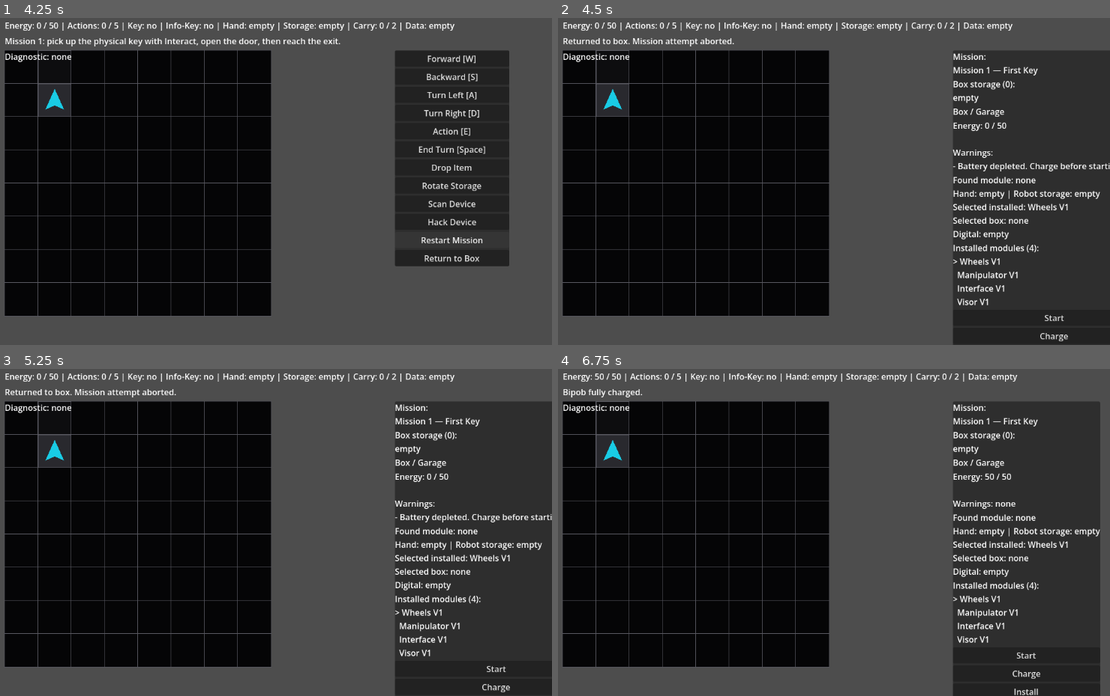
Above: before the commit, frames 1-4 (two rows, left to right).
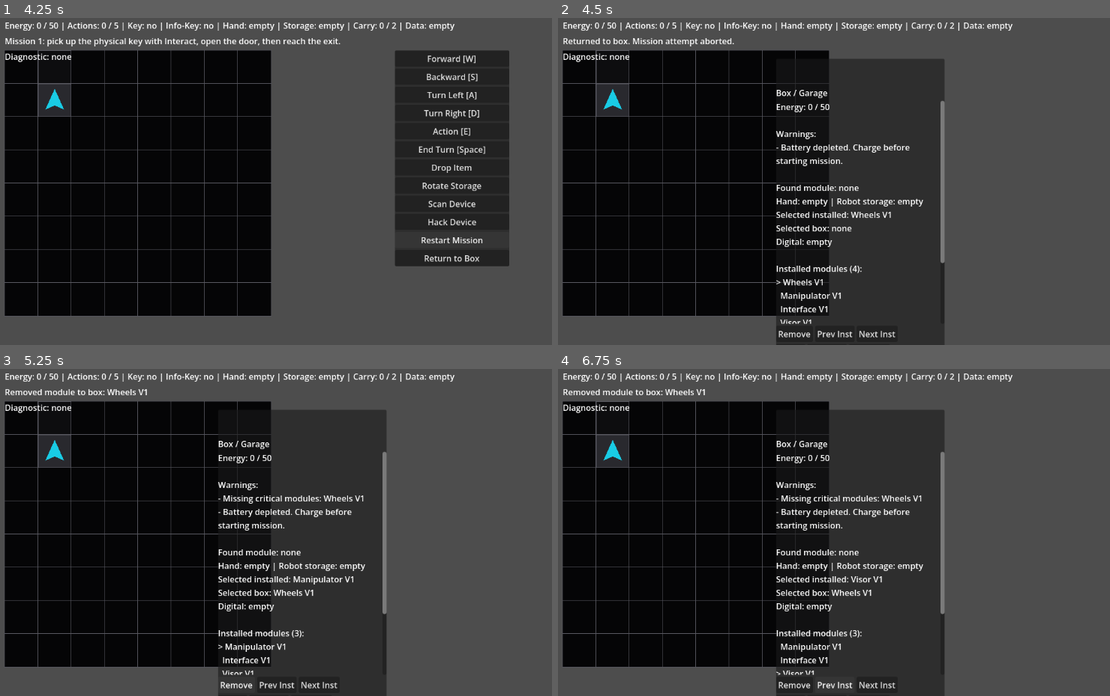
Above: after the commit, the same moments.

Repository: JUSTConnect/bibop
Game: Godot game, scene res://scenes/main.tscn
The game is run twice, just before and just after one commit, with the same random seed, the same clock (stepped at 60 frames per second) and the same inputs.
Inputs (mouse positions are in pixels of both pictures, inside the frame that each line leads up to):
- Up to frame 1 (4.25 s): click "Drop Item" at 0.5 s; click "Rotate Storage" at 1.25 s; click "Scan Device" at 2 s; click "Hack Device" at 2.75 s; click "Restart Mission" at 3.5 s
- Up to frame 2 (4.5 s): click "Return to Box" at 4.25 s
- Up to frame 3 (5.25 s): click (237, 686) at 5 s, where only the run after the commit has a clickable "Remove"
- Up to frame 4 (6.75 s): click (1054, 686) at 5.75 s, where only the run before the commit has a clickable "Charge"; click (834, 686) at 6.5 s, where only the run after the commit has a clickable "Prev Inst"

Frame 1 is identical in both runs. In frame 2, 45% of the frame differs, in the area x 39-100%, y 10-100%; in frame 3, 45%; in frame 4, 44%.

Commit message:
Fix BIB-362 box screen clipping with scrollable content layout

Diff:
--- a/scripts/ui/game_ui.gd
+++ b/scripts/ui/game_ui.gd
@@ -21,6 +21,11 @@
 var remove_module_button: Button
 
 @onready var box_title_label: Label = $BoxScreen/PanelContainer/VBoxContainer/TitleLabel
+var box_content_scroll: ScrollContainer = null
+var box_content_label: Label = null
+var installed_button_row: HBoxContainer = null
+var box_storage_button_row: HBoxContainer = null
+var mission_button_row: HBoxContainer = null
 
 @onready var move_forward_button: Button = $CommandPanel/CommandList/MoveForwardButton
 @onready var move_backward_button: Button = $CommandPanel/CommandList/MoveBackwardButton
@@ -43,6 +48,78 @@
 var next_installed_button: Button
 var prev_box_button: Button
 var next_box_button: Button
+
+func _configure_box_layout() -> void:
+	if box_screen == null:
+		return
+	var panel: PanelContainer = box_screen.get_node_or_null("PanelContainer")
+	var vbox: VBoxContainer = box_screen.get_node_or_null("PanelContainer/VBoxContainer")
+	if panel == null or vbox == null:
+		return
+	panel.set_anchors_preset(Control.PRESET_TOP_RIGHT)
+	panel.offset_left = -340
+	panel.offset_top = 16
+	panel.offset_right = -16
+	panel.offset_bottom = 632
+	panel.custom_minimum_size = Vector2(300, 0)
+
+	box_content_scroll = vbox.get_node_or_null("BoxContentScroll")
+	if box_content_scroll == null:
+		box_content_scroll = ScrollContainer.new()
+		box_content_scroll.name = "BoxContentScroll"
+		vbox.add_child(box_content_scroll)
+	box_content_scroll.size_flags_horizontal = Control.SIZE_EXPAND_FILL
+	box_content_scroll.size_flags_vertical = Control.SIZE_EXPAND_FILL
+	box_content_scroll.custom_minimum_size = Vector2(280, 220)
+
+	box_content_label = box_content_scroll.get_node_or_null("BoxContentLabel")
+	if box_content_label == null:
+		box_content_label = Label.new()
+		box_content_label.name = "BoxContentLabel"
+		box_content_scroll.add_child(box_content_label)
+	box_content_label.autowrap_mode = TextServer.AUTOWRAP_WORD_SMART
+	box_content_label.size_flags_horizontal = Control.SIZE_EXPAND_FILL
+
+	if box_status_label != null:
+		box_status_label.visible = false
+		box_status_label.text = ""
+	if box_module_label != null:
+		box_module_label.visible = false
+		box_module_label.text = ""
+	if installed_modules_label != null:
+		installed_modules_label.visible = false
+		installed_modules_label.text = ""
+	if box_storage_label != null:
+		box_storage_label.visible = false
+		box_storage_label.text = ""
+	if digital_storage_label != null:
+		digital_storage_label.visible = false
+		digital_storage_label.text = ""
+
+	var old_button_row := vbox.get_node_or_null("ButtonRow")
+	if old_button_row != null:
+		old_button_row.visible = false
+
+	installed_button_row = vbox.get_node_or_null("InstalledButtonRow")
+	if installed_button_row == null:
+		installed_button_row = HBoxContainer.new()
+		installed_button_row.name = "InstalledButtonRow"
+		vbox.add_child(installed_button_row)
+	installed_button_row.size_flags_vertical = Control.SIZE_SHRINK_END
+
+	box_storage_button_row = vbox.get_node_or_null("BoxStorageButtonRow")
+	if box_storage_button_row == null:
+		box_storage_button_row = HBoxContainer.new()
+		box_storage_button_row.name = "BoxStorageButtonRow"
+		vbox.add_child(box_storage_button_row)
+	box_storage_button_row.size_flags_vertical = Control.SIZE_SHRINK_END
+
+	mission_button_row = vbox.get_node_or_null("MissionButtonRow")
+	if mission_button_row == null:
+		mission_button_row = HBoxContainer.new()
+		mission_button_row.name = "MissionButtonRow"
+		vbox.add_child(mission_button_row)
+	mission_button_row.size_flags_vertical = Control.SIZE_SHRINK_END
 
 func get_short_module_name(module: BipobModule) -> String:
 	if module == null:
@@ -133,6 +210,7 @@
 		box_screen.visible = false
 	if command_panel != null:
 		command_panel.visible = true
+	_configure_box_layout()
 
 	if box_storage_label == null:
 		box_storage_label = Label.new()
@@ -224,52 +302,55 @@
 		end_turn_button.pressed.connect(_on_end_turn_pressed)
 
 	if charge_button != null:
-		charge_button.pressed.connect(_on_charge_button_pressed)
+		charge_button.text = "Charge"
+		charge_button.reparent(mission_button_row)
+		if not charge_button.pressed.is_connected(_on_charge_button_pressed):
+			charge_button.pressed.connect(_on_charge_button_pressed)
 	if install_module_button != null:
 		install_module_button.text = "Install"
-		install_module_button.pressed.connect(_on_install_selected_box_module_pressed)
+		install_module_button.reparent(box_storage_button_row)
+		if not install_module_button.pressed.is_connected(_on_install_selected_box_module_pressed):
+			install_module_button.pressed.connect(_on_install_selected_box_module_pressed)
 	if start_mission_button != null:
 		start_mission_button.text = "Start"
-		start_mission_button.pressed.connect(_on_start_mission_button_pressed)
-	if box_screen != null:
-		var button_row := box_screen.get_node_or_null("PanelContainer/VBoxContainer/ButtonRow")
-		if button_row != null:
-			if charge_button != null:
-				charge_button.text = "Charge"
-			remove_module_button = Button.new()
-			remove_module_button.name = "RemoveModuleButton"
-			remove_module_button.text = "Remove"
-			remove_module_button.focus_mode = Control.FOCUS_NONE
-			button_row.add_child(remove_module_button)
-			remove_module_button.pressed.connect(_on_remove_selected_module_pressed)
-
-			prev_installed_button = Button.new()
-			prev_installed_button.name = "PrevInstalledButton"
-			prev_installed_button.text = "Prev Inst"
-			prev_installed_button.focus_mode = Control.FOCUS_NONE
-			button_row.add_child(prev_installed_button)
-			prev_installed_button.pressed.connect(_on_prev_installed_pressed)
-
-			next_installed_button = Button.new()
-			next_installed_button.name = "NextInstalledButton"
-			next_installed_button.text = "Next Inst"
-			next_installed_button.focus_mode = Control.FOCUS_NONE
-			button_row.add_child(next_installed_button)
-			next_installed_button.pressed.connect(_on_next_installed_pressed)
-
-			prev_box_button = Button.new()
-			prev_box_button.name = "PrevBoxButton"
-			prev_box_button.text = "Prev Box"
-			prev_box_button.focus_mode = Control.FOCUS_NONE
-			button_row.add_child(prev_box_button)
-			prev_box_button.pressed.connect(_on_prev_box_pressed)
-
-			next_box_button = Button.new()
-			next_box_button.name = "NextBoxButton"
-			next_box_button.text = "Next Box"
-			next_box_button.focus_mode = Control.FOCUS_NONE
-			button_row.add_child(next_box_button)
-			next_box_button.pressed.connect(_on_next_box_pressed)
+		start_mission_button.reparent(mission_button_row)
+		if not start_mission_button.pressed.is_connected(_on_start_mission_button_pressed):
+			start_mission_button.pressed.connect(_on_start_mission_button_pressed)
+
+	remove_module_button = Button.new()
+	remove_module_button.name = "RemoveModuleButton"
+	remove_module_button.text = "Remove"
+	remove_module_button.focus_mode = Control.FOCUS_NONE
+	installed_button_row.add_child(remove_module_button)
+	remove_module_button.pressed.connect(_on_remove_selected_module_pressed)
+
+	prev_installed_button = Button.new()
+	prev_installed_button.name = "PrevInstalledButton"
+	prev_installed_button.text = "Prev Inst"
+	prev_installed_button.focus_mode = Control.FOCUS_NONE
+	installed_button_row.add_child(prev_installed_button)
+	prev_installed_button.pressed.connect(_on_prev_installed_pressed)
+
+	next_installed_button = Button.new()
+	next_installed_button.name = "NextInstalledButton"
+	next_installed_button.text = "Next Inst"
+	next_installed_button.focus_mode = Control.FOCUS_NONE
+	installed_button_row.add_child(next_installed_button)
+	next_installed_button.pressed.connect(_on_next_installed_pressed)
+
+	prev_box_button = Button.new()
+	prev_box_button.name = "PrevBoxButton"
+	prev_box_button.text = "Prev Box"
+	prev_box_button.focus_mode = Control.FOCUS_NONE
+	box_storage_button_row.add_child(prev_box_button)
+	prev_box_button.pressed.connect(_on_prev_box_pressed)
+
+	next_box_button = Button.new()
+	next_box_button.name = "NextBoxButton"
+	next_box_button.text = "Next Box"
+	next_box_button.focus_mode = Control.FOCUS_NONE
+	box_storage_button_row.add_child(next_box_button)
+	next_box_button.pressed.connect(_on_next_box_pressed)
 
 	bipob.status_changed.connect(update_status)
 	bipob.hint_requested.connect(show_hint)
@@ -458,32 +539,32 @@
 	if box_title_label != null:
 		box_title_label.text = "Box / Garage"
 
+	var content_lines: Array[String] = []
 	if bipob.sector_completed:
-		if box_status_label != null:
-			box_status_label.text = "Sector-01 complete. Playtest build finished.\nEnergy: %d / %d" % [bipob.energy, bipob.max_energy]
+		content_lines.append("Sector-01 complete. Playtest build finished.")
+	content_lines.append("Energy: %d / %d" % [bipob.energy, bipob.max_energy])
+
+	var warnings: Array = bipob.get_pre_mission_warnings()
+	if warnings.is_empty():
+		content_lines.append("")
+		content_lines.append("Warnings: none")
 	else:
-		if box_status_label != null:
-			box_status_label.text = "Energy: %d / %d" % [bipob.energy, bipob.max_energy]
-
-	if box_status_label != null:
-		var warnings: Array = bipob.get_pre_mission_warnings()
-		if warnings.is_empty():
-			box_status_label.text += "\n\nWarnings: none"
-		else:
-			var compact_warnings: Array[String] = []
-			var warning_limit := mini(2, warnings.size())
-			for index in range(warning_limit):
-				compact_warnings.append("- %s" % str(warnings[index]))
-			if warnings.size() > warning_limit:
-				compact_warnings.append("... +%d more" % (warnings.size() - warning_limit))
-			box_status_label.text += "\n\nWarnings:\n%s" % "\n".join(compact_warnings)
+		content_lines.append("")
+		content_lines.append("Warnings:")
+		var compact_warnings: Array[String] = []
+		var warning_limit := mini(2, warnings.size())
+		for index in range(warning_limit):
+			compact_warnings.append("- %s" % str(warnings[index]))
+		if warnings.size() > warning_limit:
+			compact_warnings.append("... +%d more" % (warnings.size() - warning_limit))
+		content_lines.append_array(compact_warnings)
 
 	if bipob.found_module != null:
-		if box_module_label != null:
-			box_module_label.text = "Found module: %s" % bipob.get_module_display_name(bipob.found_module)
+		content_lines.append("")
+		content_lines.append("Found module: %s" % bipob.get_module_display_name(bipob.found_module))
 	else:
-		if box_module_label != null:
-			box_module_label.text = "Found module: none"
+		content_lines.append("")
+		content_lines.append("Found module: none")
 
 	var hand_text := "empty"
 	if bipob.held_module != null:
@@ -491,25 +572,30 @@
 	var storage_text := "empty"
 	if bipob.stored_physical_module != null:
 		storage_text = bipob.get_module_display_name(bipob.stored_physical_module)
-	if box_module_label != null:
-		box_module_label.text += "\nHand: %s | Robot storage: %s" % [hand_text, storage_text]
-		box_module_label.text += "\n%s" % get_selected_installed_module_text()
-		box_module_label.text += "\n%s" % get_selected_box_module_text()
-		box_module_label.text += "\n%s" % get_digital_storage_short_text()
-
-	if box_storage_label != null:
-		var box_lines: Array[String] = get_compact_module_window(bipob.box_storage, selected_box_storage_index, 3)
-		box_storage_label.text = "Box storage (%d):\n%s" % [bipob.box_storage.size(), "\n".join(box_lines)]
-
-	if digital_storage_label != null:
-		var mission_name := "n/a"
-		if bipob.has_method("get_mission_name"):
-			mission_name = str(bipob.get_mission_name(bipob.current_mission_index))
-		digital_storage_label.text = "Mission:\n%s" % mission_name
-
-	if installed_modules_label != null:
-		var installed_lines: Array[String] = get_compact_module_window(bipob.installed_modules, selected_installed_module_index, 4)
-		installed_modules_label.text = "Installed modules (%d):\n%s" % [bipob.installed_modules.size(), "\n".join(installed_lines)]
+	content_lines.append("Hand: %s | Robot storage: %s" % [hand_text, storage_text])
+	content_lines.append(get_selected_installed_module_text())
+	content_lines.append(get_selected_box_module_text())
+	content_lines.append(get_digital_storage_short_text())
+
+	var installed_lines: Array[String] = get_compact_module_window(bipob.installed_modules, selected_installed_module_index, 4)
+	content_lines.append("")
+	content_lines.append("Installed modules (%d):" % bipob.installed_modules.size())
+	content_lines.append_array(installed_lines)
+
+	var box_lines: Array[String] = get_compact_module_window(bipob.box_storage, selected_box_storage_index, 3)
+	content_lines.append("")
+	content_lines.append("Box storage (%d):" % bipob.box_storage.size())
+	content_lines.append_array(box_lines)
+
+	var mission_name := "n/a"
+	if bipob.has_method("get_mission_name"):
+		mission_name = str(bipob.get_mission_name(bipob.current_mission_index))
+	content_lines.append("")
+	content_lines.append("Mission:")
+	content_lines.append(mission_name)
+
+	if box_content_label != null:
+		box_content_label.text = "\n".join(content_lines)
 
 func show_hint(message: String) -> void:
 	if hint_label != null:
